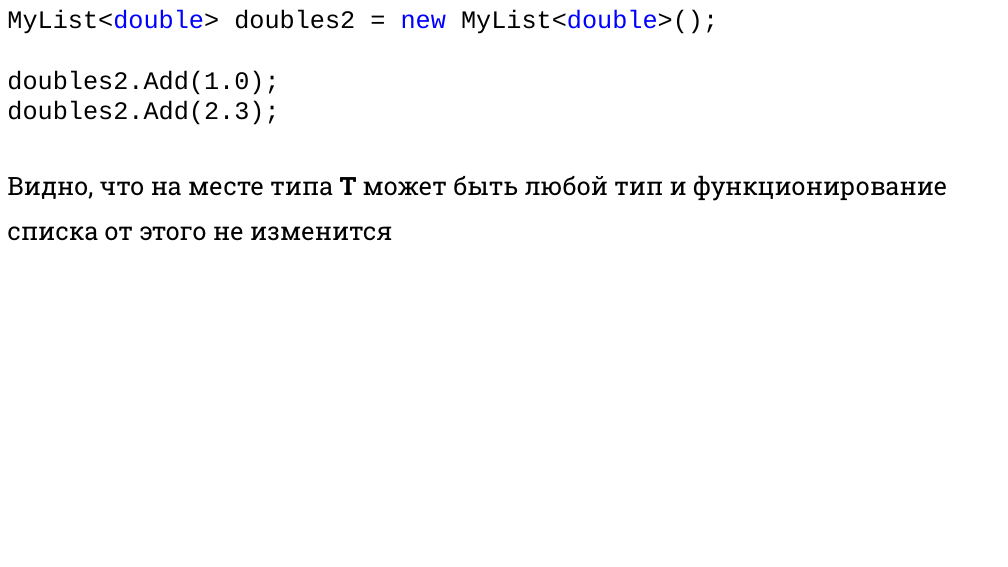
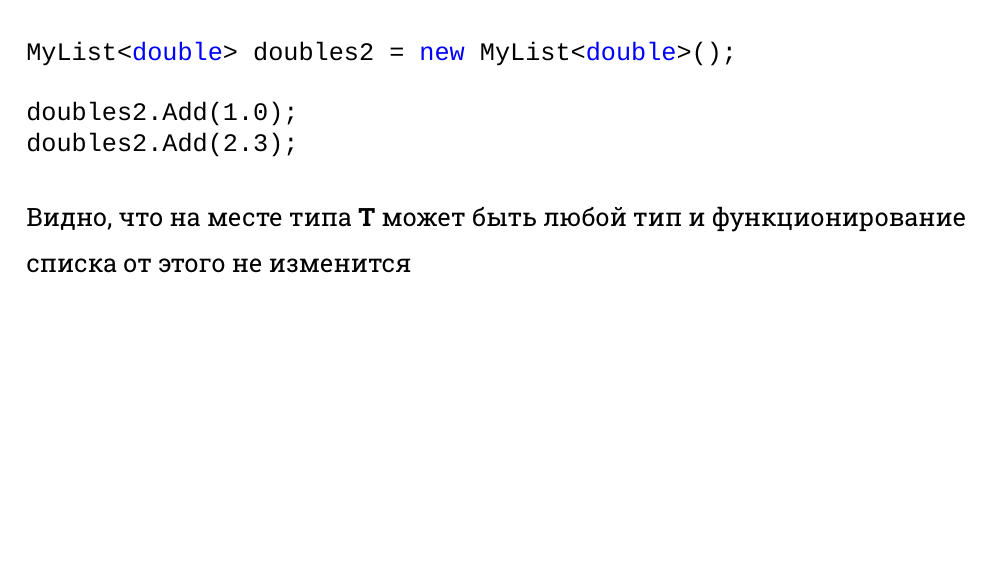
Before and after one commit to DaniilKlyukin/ITiP-2, a slide deck: slide 51 of Лекции/ИТиП 2 лек 3.pptx (slide 18 before the commit). Drawn at 1008x567 pixels with LibreOffice and Linux fonts; fonts in the diff are those of the drawing. Boxes give left, top, right and bottom in pixels: in the first picture for what was removed or moved away, otherwise in the second. Text is boxed around its words. In the diff, an @@ line names an element or a change of style, - is before the commit and + after.

```diff
--- a/Лекции/ИТиП 2 лек 3.pptx
+++ b/Лекции/ИТиП 2 лек 3.pptx
@@ text "MyList<double> doubles2 = new MyList<double>();": place and size @@
-text "MyList<double> doubles2 = new MyList<double>();" at [7, 10, 947, 241]
+text "MyList<double> doubles2 = new MyList<double>();" at [26, 41, 966, 273]
```
Also in this commit, not shown: 9 other slides changed, 54 slides added, 12 slides removed, 3 other files.
